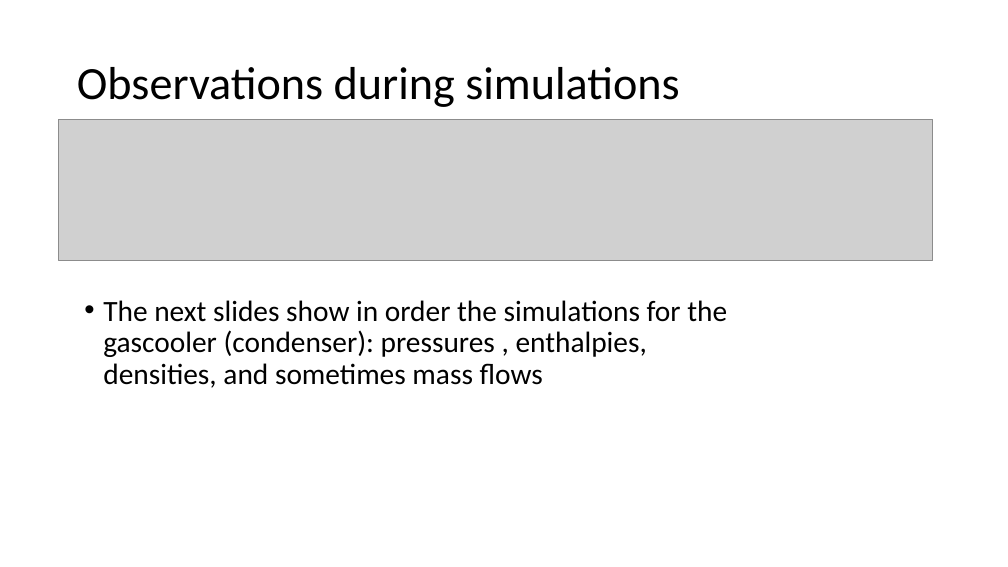
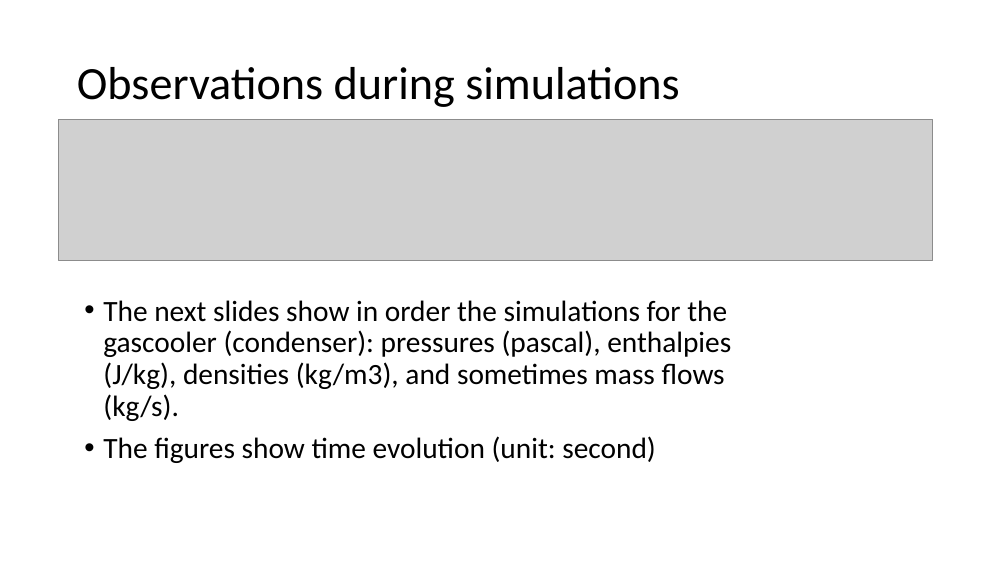
Before and after one commit to zolirulez/refrigDTU, a slide deck: slide 10 of Dynamical simulation of a 2-step refrigeration circle.pptx (slide 9 before the commit). Drawn at 1008x567 pixels with LibreOffice and Linux fonts; fonts in the diff are those of the drawing; grey boxes stand for pictures. Boxes give left, top, right and bottom in pixels: in the first picture for what was removed or moved away, otherwise in the second. Text is boxed around its words. In the diff, an @@ line names an element or a change of style, - is before the commit and + after.

```diff
--- a/Dynamical simulation of a 2-step refrigeration circle.pptx
+++ b/Dynamical simulation of a 2-step refrigeration circle.pptx
@@ text at (x1=103, y1=300, x2=731, y2=463): text changed @@
-• The next slides show in order the simulations for the gascooler (condenser): pressures , enthalpies, densities, and sometimes mass flows
+• The next slides show in order the simulations for the gascooler (condenser): pressures (pascal), enthalpies (J/kg), densities (kg/m3), and sometimes mass flows (kg/s).
+• The figures show time evolution (unit: second)
```
Also in this commit, not shown: 12 other slides changed, 2 slides added.
